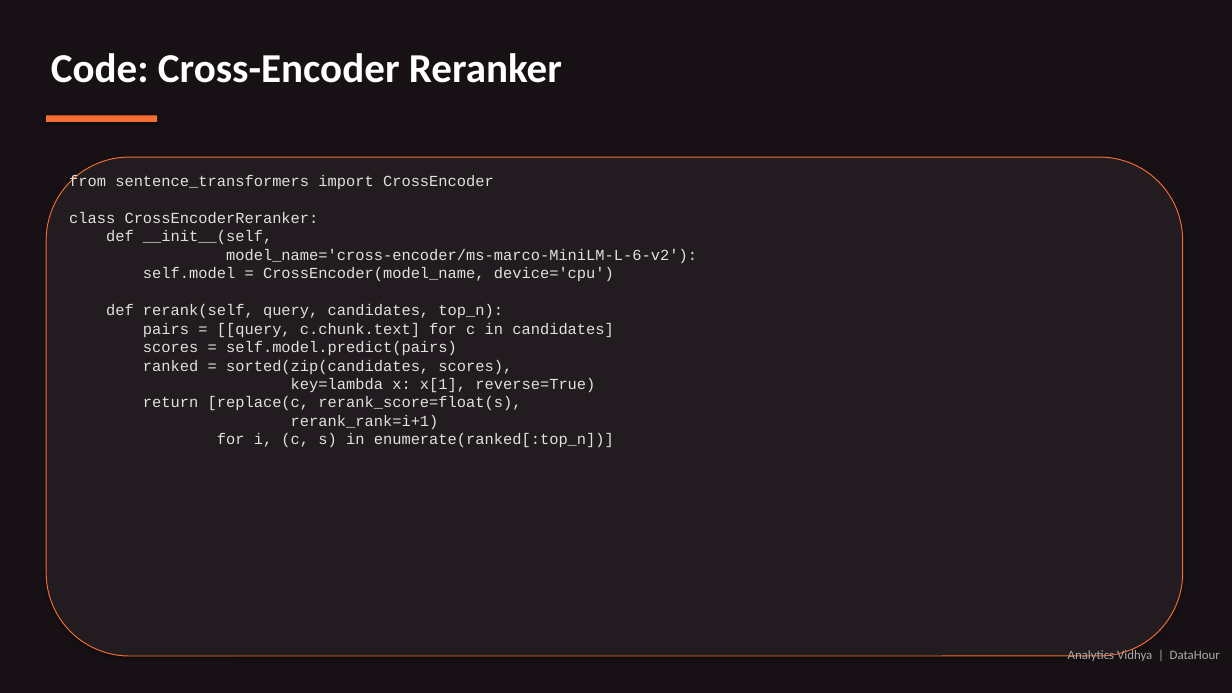
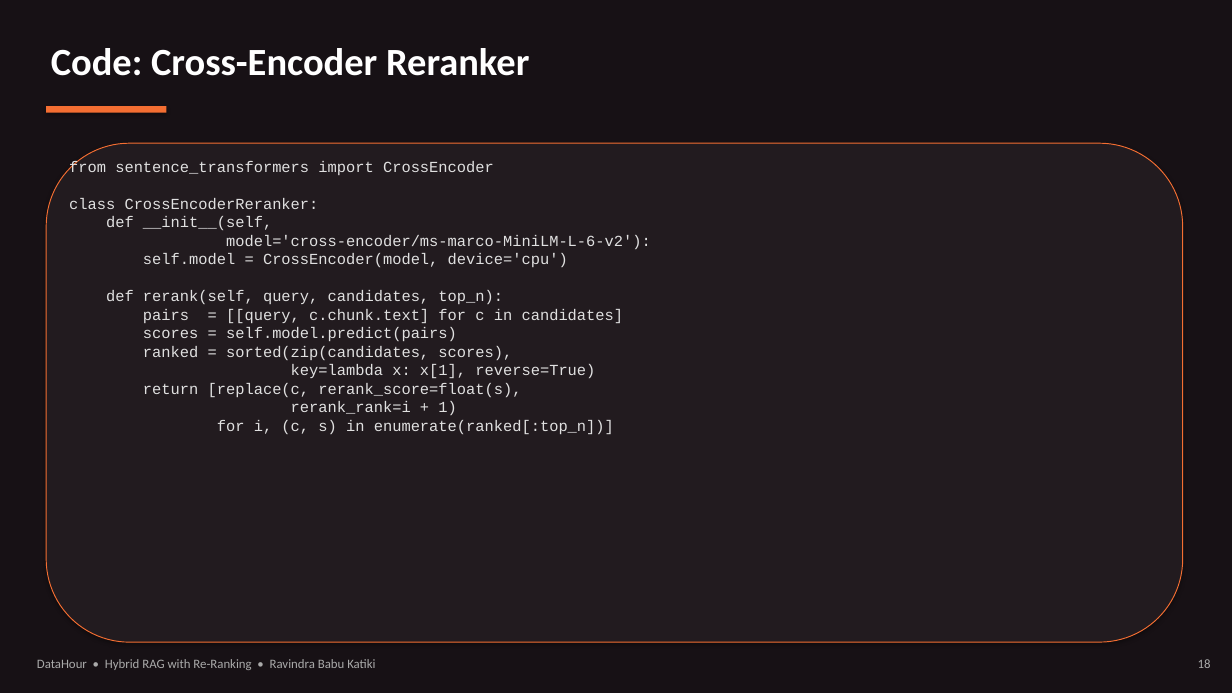
Before and after one commit to sunrise197605/Datahour_HybridRAG, a slide deck: slide 18 of DataHour_HybridRAG.pptx (slide 12 before the commit). Drawn at 1232x693 pixels with LibreOffice and Linux fonts; fonts in the diff are those of the drawing. Boxes give left, top, right and bottom in pixels: in the first picture for what was removed or moved away, otherwise in the second. Text is boxed around its words. In the diff, an @@ line names an element or a change of style, - is before the commit and + after.

Commit message:
Add class docstrings, self-contained demo notebook, and updated deck
Narrative 100-word docstrings on critical classes (HybridRAG,
DenseIndex, BM25Index, CrossEncoderReranker, LLMGenerator,
MistralChat) and key functions (reciprocal_rank_fusion,
build_prompt, CSFS/MRR/HitRate metrics). Ship a self-contained
Plan B notebook with both clean and pre-executed variants, and
the revised DataHour deck with Analytics Vidhya title art and
Vriksha logo.

```diff
--- a/DataHour_HybridRAG.pptx
+++ b/DataHour_HybridRAG.pptx
@@ text "Code: Cross-Encoder Reranker" at [51, 48, 529, 76]: size 32 to 30 pt @@
@@ rectangle: place and size @@
-rectangle at [46, 116, 157, 122]
+rectangle at [46, 106, 166, 113]
@@ rounded rectangle: place and size @@
-rounded rectangle at [46, 157, 1183, 656]
+rounded rectangle at [46, 143, 1183, 642]
@@ text "from sentence_transformers import CrossEncoder": place and size @@
-text "from sentence_transformers import CrossEncoder" at [69, 174, 697, 447]
+text "from sentence_transformers import CrossEncoder" at [69, 161, 651, 434]
@@ text at [143, 235, 651, 267]: text changed @@
-model_name='cross-encoder/ms-marco-MiniLM-L-6-v2'):
-self.model = CrossEncoder(model_name, device='cpu')
+model='cross-encoder/ms-marco-MiniLM-L-6-v2'):
+self.model = CrossEncoder(model, device='cpu')
@@ text at [291, 401, 456, 415]: spaces changed @@
-rerank_rank=i+1)
+rerank_rank=i + 1)
@@ text at [37, 659, 375, 670]: text changed @@
-Analytics Vidhya | DataHour
+DataHour • Hybrid RAG with Re-Ranking • Ravindra Babu Katiki
@@ text added at [1198, 659, 1211, 668], 10 pt, text #AAAAAA @@
+18
```
Also in this commit, not shown: 14 other slides changed, 16 slides added, 6 slides removed, 14 other files.
